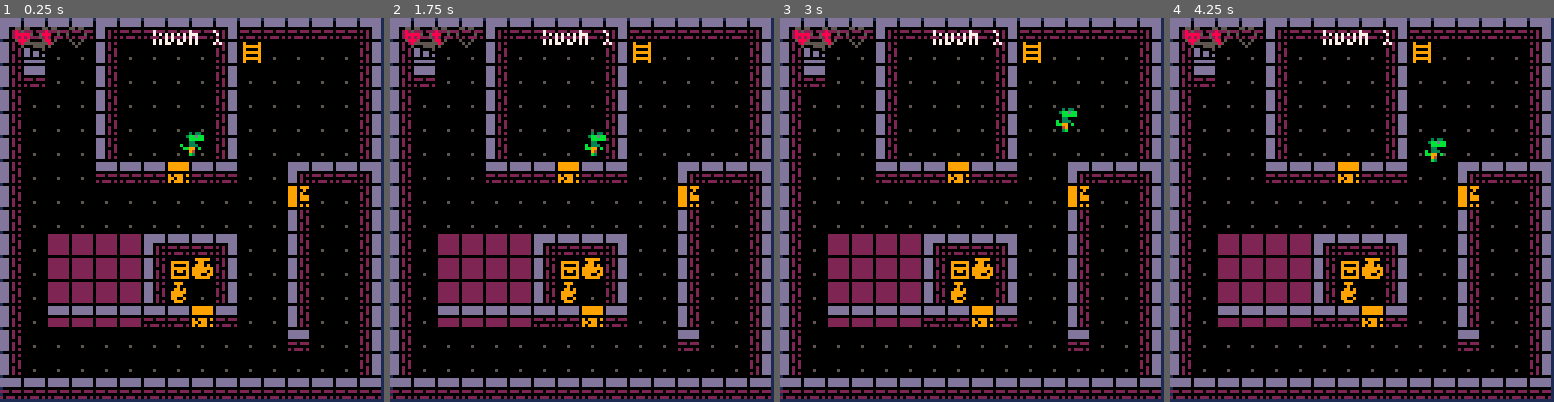
Above: before the commit, frames 1-4 (left to right).
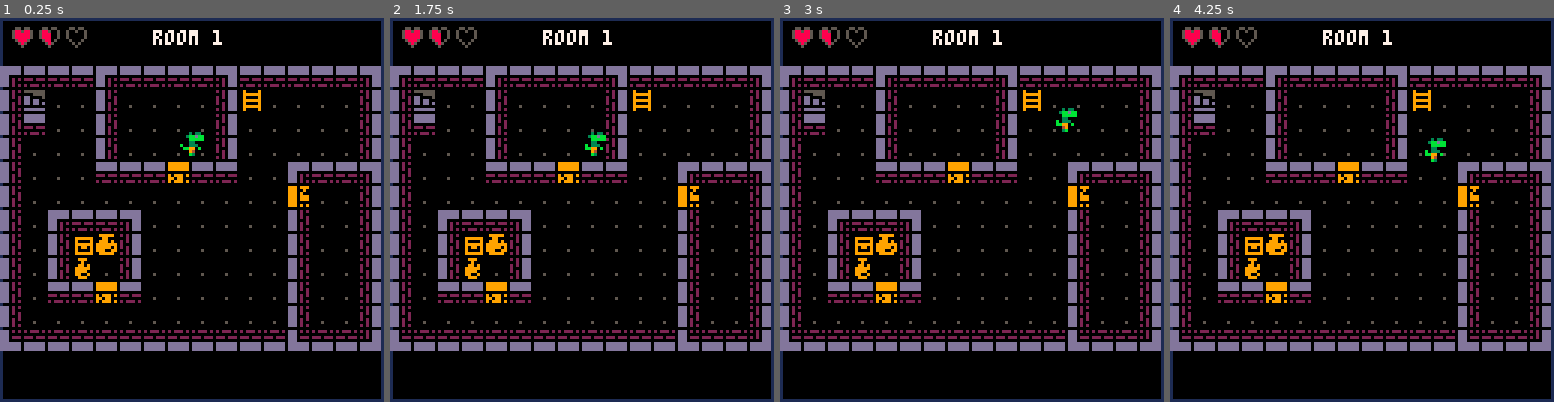
Above: after the commit, the same moments.

Repository: robotspacefish/dungeon_dino
Game: PICO-8 cartridge dungeon_dino.p8
The game is run twice, just before and just after one commit, with the same random seed, the same clock (stepped at 60 frames per second) and the same inputs.
Inputs:
- Up to frame 1 (0.25 s): no input
- Up to frame 2 (1.75 s): hold Right from 1.6 s (still down)
- Up to frame 3 (3 s): release Right at 2.1 s; hold Up 2.15-2.42 s; hold Right from 2.47 s (still down)
- Up to frame 4 (4.25 s): release Right at 3.03 s; hold Left 3.08-3.58 s; hold Down 3.63-3.97 s; hold Right from 4.02 s (still down)

The runs differ from the first frame. In frame 1, 22% of the frame differs, in the area x 0-100%, y 0-100%; in frame 2, 22%; in frame 3, 22%; in frame 4, 22%.

Commit message:
update room 1 map

Diff:
--- a/dungeon_dino.p8
+++ b/dungeon_dino.p8
@@ -351,19 +351,19 @@
 0000000000000000000000000000000000000000000000000000000000000000000000000000000000000000000000000000000000000000000000000000000000000000000000000000000000000000000000000000000000000000000000000000000000000000000000000000000000000000000000000000000000000000
 0000000000000000000000000000000000000000000000000000000000000000000000000000000000000000000000000000000000000000000000000000000000010101010000000000000000000101000101010101010100000000000000000001010101010101010101000000000000010101010000000000000000000000
 __map__
+c9c9c9c9c9c9c9c9c9c9c9c9c9c9c9c900000000000000000000000000000000000000000000000000000000000000000000000000000000000000000000000000000000000000000000000000000000000000000000000000000000000000000000000000000000000000000000000000000000000000000000000000000000
+c9c9c9c9c9c9c9c9c9c9c9c9c9c9c9c900000000000000000000000000000000000000000000000000000000000000000000000000000000000000000000000000000000000000000000000000000000000000000000000000000000000000000000000000000000000000000000000000000000000000000000000000000000
 e4d3d3d3e4d3d3d3d3e3d3d3d3d3d3e300000000000000000000000000000000000000000000000000000000000000000000000000000000000000000000000000000000000000000000000000000000000000000000000000000000000000000000000000000000000000000000000000000000000000000000000000000000
 d1c6c0c0d1c0c0c0c0d2c5c0c0c0c0d200000000000000000000000000000000000000000000000000000000000000000000000000000000000000000000000000000000000000000000000000000000000000000000000000000000000000000000000000000000000000000000000000000000000000000000000000000000
 d1d3c0c0d1c0c0c0c0d2c0c0c0c0c0d200000000000000000000000000000000000000000000000000000000000000000000000000000000000000000000000000000000000000000000000000000000000000000000000000000000000000000000000000000000000000000000000000000000000000000000000000000000
 d1c0c0c0d1c0c0c0c0d2c0c0c0c0c0d200000000000000000000000000000000000000000000000000000000000000000000000000000000000000000000000000000000000000000000000000000000000000000000000000000000000000000000000000000000000000000000000000000000000000000000000000000000
-d1c0c0c0d1c0c0c0c0d2c0c0c0c0c0d200000000000000000000000000000000000000000000000000000000000000000000000000000000000000000000000000000000000000000000000000000000000000000000000000000000000000000000000000000000000000000000000000000000000000000000000000000000
-d1c0c0c0d1c0c0c0c0d2c0c0c0c0c0d200000000000000000000000000000000000000000000000000000000000000000000000000000000000000000000000000000000000000000000000000000000000000000000000000000000000000000000000000000000000000000000000000000000000000000000000000000000
 d1c0c0c0d3d3d3ded3d3c0c0e4d3d3e300000000000000000000000000000000000000000000000000000000000000000000000000000000000000000000000000000000000000000000000000000000000000000000000000000000000000000000000000000000000000000000000000000000000000000000000000000000
 d1c0c0c0c0c0c0c0c0c0c0c0fec0c0d200000000000000000000000000000000000000000000000000000000000000000000000000000000000000000000000000000000000000000000000000000000000000000000000000000000000000000000000000000000000000000000000000000000000000000000000000000000
+d1c0e4d3d3e3c0c0c0c0c0c0d1c0c0d200000000000000000000000000000000000000000000000000000000000000000000000000000000000000000000000000000000000000000000000000000000000000000000000000000000000000000000000000000000000000000000000000000000000000000000000000000000
+d1c0d1cfccd2c0c0c0c0c0c0d1c0c0d200000000000000000000000000000000000000000000000000000000000000000000000000000000000000000000000000000000000000000000000000000000000000000000000000000000000000000000000000000000000000000000000000000000000000000000000000000000
+d1c0d1dcc0d2c0c0c0c0c0c0d1c0c0d200000000000000000000000000000000000000000000000000000000000000000000000000000000000000000000000000000000000000000000000000000000000000000000000000000000000000000000000000000000000000000000000000000000000000000000000000000000
+d1c0d3d3ded3c0c0c0c0c0c0d1c0c0d200000000000000000000000000000000000000000000000000000000000000000000000000000000000000000000000000000000000000000000000000000000000000000000000000000000000000000000000000000000000000000000000000000000000000000000000000000000
 d1c0c0c0c0c0c0c0c0c0c0c0d1c0c0d200000000000000000000000000000000000000000000000000000000000000000000000000000000000000000000000000000000000000000000000000000000000000000000000000000000000000000000000000000000000000000000000000000000000000000000000000000000
-d1c0c4c4c4c4e4d3d3e3c0c0d1c0c0d200000000000000000000000000000000000000000000000000000000000000000000000000000000000000000000000000000000000000000000000000000000000000000000000000000000000000000000000000000000000000000000000000000000000000000000000000000000
-d1c0c4c4c4c4d1cfccd2c0c0d1c0c0d200000000000000000000000000000000000000000000000000000000000000000000000000000000000000000000000000000000000000000000000000000000000000000000000000000000000000000000000000000000000000000000000000000000000000000000000000000000
-d1c0c4c4c4c4d1dcc0d2c0c0d1c0c0d200000000000000000000000000000000000000000000000000000000000000000000000000000000000000000000000000000000000000000000000000000000000000000000000000000000000000000000000000000000000000000000000000000000000000000000000000000000
-d1c0d4d4d4d4d3d3ded3c0c0d1c0c0d200000000000000000000000000000000000000000000000000000000000000000000000000000000000000000000000000000000000000000000000000000000000000000000000000000000000000000000000000000000000000000000000000000000000000000000000000000000
-d1c0c0c0c0c0c0c0c0c0c0c0d3c0c0d200000000000000000000000000000000000000000000000000000000000000000000000000000000000000000000000000000000000000000000000000000000000000000000000000000000000000000000000000000000000000000000000000000000000000000000000000000000
-d1c0c0c0c0c0c0c0c0c0c0c0c0c0c0d200000000000000000000000000000000000000000000000000000000000000000000000000000000000000000000000000000000000000000000000000000000000000000000000000000000000000000000000000000000000000000000000000000000000000000000000000000000
-d3d3d3d3d3d3d3d3d3d3d3d3d3d3d3d300000000000000000000000000000000000000000000000000000000000000000000000000000000000000000000000000000000000000000000000000000000000000000000000000000000000000000000000000000000000000000000000000000000000000000000000000000000
+e1c3c3c3c3c3c3c3c3c3c3c3e1c3c3e200000000000000000000000000000000000000000000000000000000000000000000000000000000000000000000000000000000000000000000000000000000000000000000000000000000000000000000000000000000000000000000000000000000000000000000000000000000
+c9c9c9c9c9c9c9c9c9c9c9c9c9c9c9c900000000000000000000000000000000000000000000000000000000000000000000000000000000000000000000000000000000000000000000000000000000000000000000000000000000000000000000000000000000000000000000000000000000000000000000000000000000
+c9c9c9c9c9c9c9c9c9c9c9c9c9c9c9c900000000000000000000000000000000000000000000000000000000000000000000000000000000000000000000000000000000000000000000000000000000000000000000000000000000000000000000000000000000000000000000000000000000000000000000000000000000
